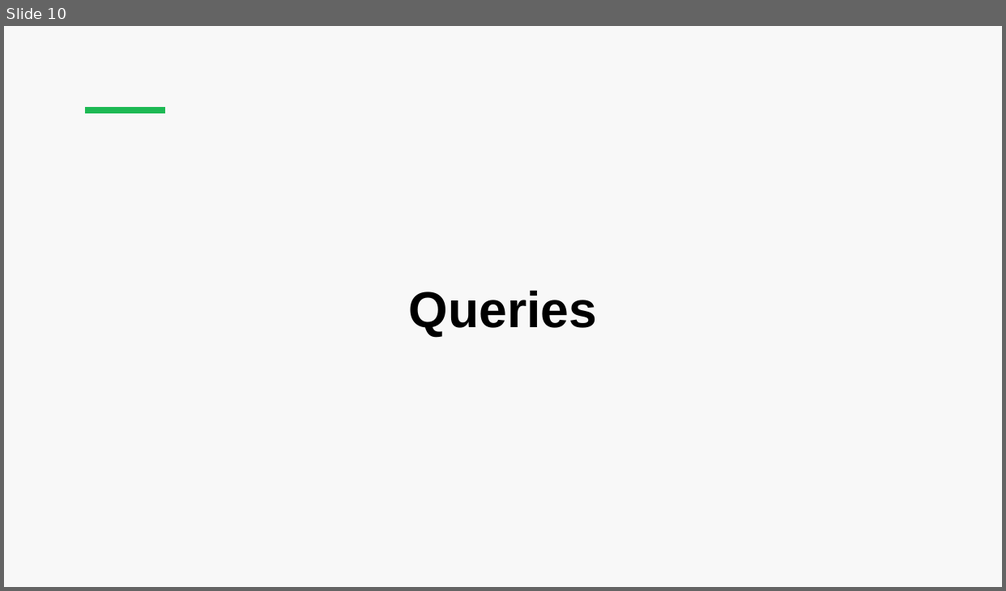
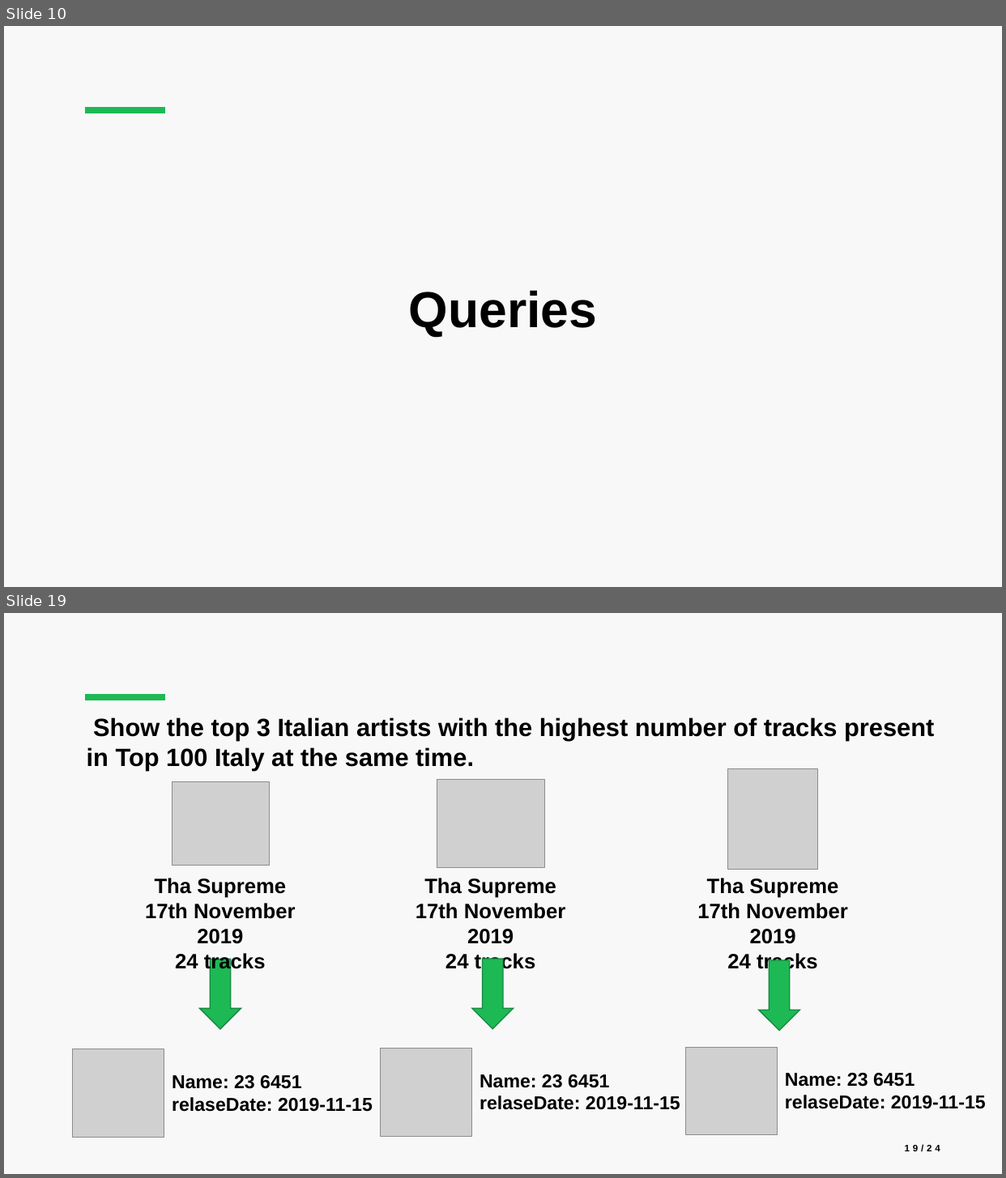
Before and after one commit to luca-martinelli-09/spotify-pg, a slide deck: slides/Spotify_Presentation.pptx. Shown one above the other, each under a label of ours: slide 10 before the commit, slides 10 and 19 after it; the slides between them are not shown. The pictures are 1006x591 and 1006x1178 pixels, drawn with LibreOffice and Linux fonts; fonts in the diff are those of the drawing; grey boxes stand for pictures. Boxes give left, top, right and bottom in pixels: in the first picture for what was removed or moved away, otherwise in the second. Text is boxed around its words. In the diff, an @@ line names an element or a change of style, - is before the commit and + after.

```diff
--- a/slides/Spotify_Presentation.pptx
+++ b/slides/Spotify_Presentation.pptx
@@ slide 19 added at [4,613,1002,1174], background #F8F8F8; not listed: 1 template element that a slide beside it also shows @@
@@ title added at [87,717,934,771], 24 pt, text #000000, bold @@
+Show the top 3 Italian artists with the highest number of tracks present in Top 100 Italy at the same time.
@@ picture added at [172,782,269,866] @@
@@ picture added at [437,780,544,868] @@
@@ picture added at [728,769,818,869] @@
@@ text added at [145,878,296,973], 20 pt, text #000000, bold @@
+Tha Supreme
+17th November 2019
+24 tracks
@@ text added at [415,878,566,973], 20 pt, text #000000, bold @@
+Tha Supreme
+17th November 2019
+24 tracks
@@ text added at [697,878,848,973], 20 pt, text #000000, bold @@
+Tha Supreme
+17th November 2019
+24 tracks
@@ right arrow added at [200,959,241,1029], fill #1DB954, outline #15893E 1 pt @@
@@ right arrow added at [472,959,513,1029], fill #1DB954, outline #15893E 1 pt @@
@@ right arrow added at [759,960,800,1031], fill #1DB954, outline #15893E 1 pt @@
@@ picture added at [72,1050,164,1138] @@
@@ picture added at [380,1049,472,1137] @@
@@ picture added at [685,1047,778,1135] @@
@@ text added at [785,1073,986,1110], 18 pt, text #000000, bold @@
+Name: 23 6451
+relaseDate: 2019-11-15
@@ text added at [172,1076,373,1112], 18 pt, text #000000, bold @@
+Name: 23 6451
+relaseDate: 2019-11-15
@@ text added at [479,1075,680,1110], 18 pt, text #000000, bold @@
+Name: 23 6451
+relaseDate: 2019-11-15
@@ page number added at [905,1144,940,1152], 9 pt, text #000000, bold @@
+19/24
```
Also in this commit, not shown: 1 slide changed, 13 other slides added, 1 slide removed, 8 other files.
